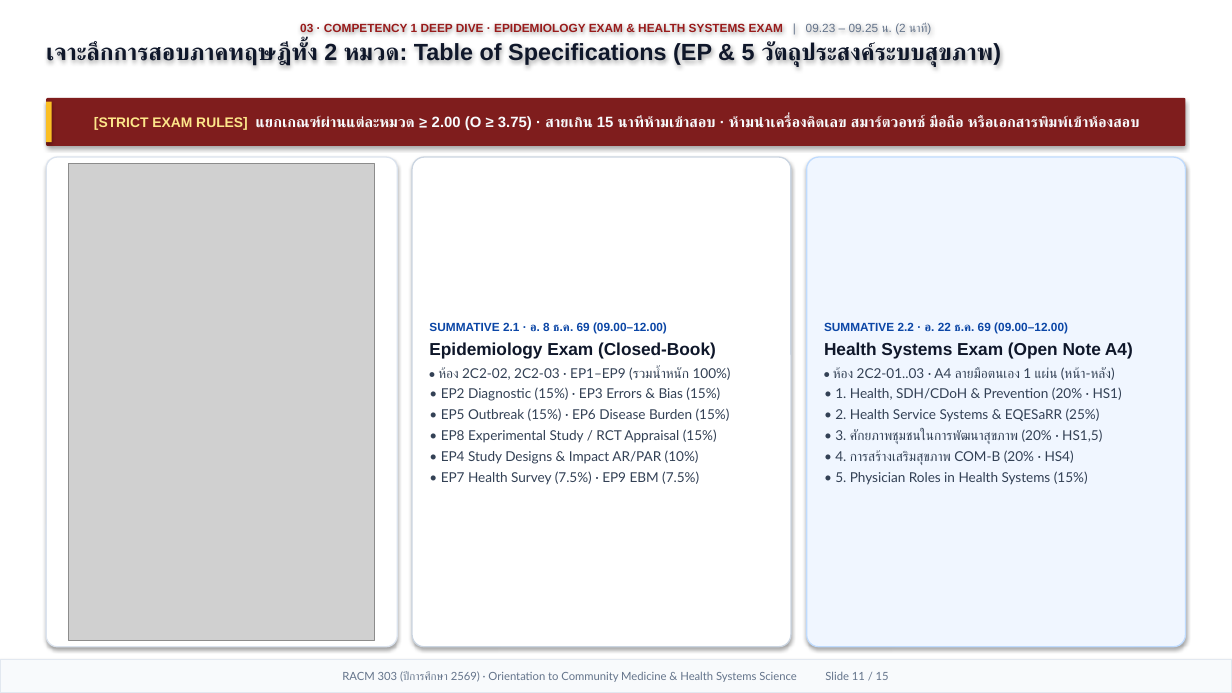
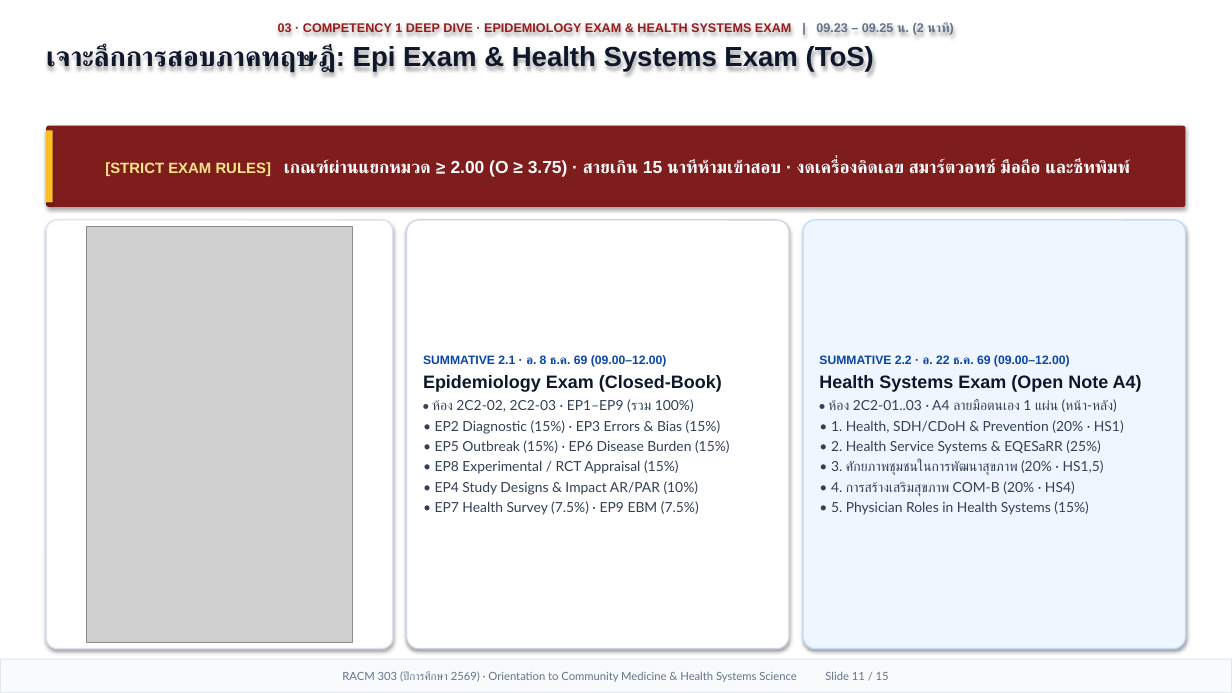
Before and after one commit to smartwoo/racm303-2569-faculty-member, a slide deck: slide 11 of exports/pptx/RACM303_2569_Orientation_Slides.pptx. Drawn at 1232x693 pixels with LibreOffice and Linux fonts; fonts in the diff are those of the drawing; grey boxes stand for pictures. Boxes give left, top, right and bottom in pixels: in the first picture for what was removed or moved away, otherwise in the second. Text is boxed around its words. In the diff, an @@ line names an element or a change of style, - is before the commit and + after.

Commit message:
feat(orientation): Apple Keynote 1/3 header + 2/3 Bento deck, HD original HSS figures with citations, and 6-form-factor responsive design

```diff
--- a/exports/pptx/RACM303_2569_Orientation_Slides.pptx
+++ b/exports/pptx/RACM303_2569_Orientation_Slides.pptx
@@ text at (x1=278, y1=23, x2=954, y2=36): size 9.2 to 9.8 pt in "03 · COMPETENCY 1 DEEP DIVE · ..."; bold on in "| 09.23 – 09.25 น. (2 นาที)"; more space between paragraphs @@
@@ text at (x1=46, y1=45, x2=874, y2=74): text changed; size 18.2 to 21.5 pt @@
-เจาะลึกการสอบภาคทฤษฎีทั้ง 2 หมวด: Table of Specifications (EP & 5 วัตถุประสงค์ระบบสุขภาพ)
+เจาะลึกการสอบภาคทฤษฎี: Epi Exam & Health Systems Exam (ToS)
@@ rounded rectangle "[STRICT EXAM RULES] เกณฑ์ผ่านแยกหมวด ≥ ..." resized from (x1=46, y1=98, x2=1186, y2=146) to (x1=46, y1=126, x2=1186, y2=207) @@
@@ rectangle resized from (x1=46, y1=102, x2=52, y2=142) to (x1=46, y1=130, x2=53, y2=202) @@
@@ text in rounded rectangle at (x1=105, y1=160, x2=1130, y2=176): text changed; size 11.6 to 13.6 pt @@
-[STRICT EXAM RULES] แยกเกณฑ์ผ่านแต่ละหมวด ≥ 2.00 (O ≥ 3.75) · สายเกิน 15 นาทีห้ามเข้าสอบ · ห้ามนำเครื่องคิดเลข สมาร์ตวอทช์ มือถือ หรือเอกสารพิมพ์เข้าห้องสอบ
+[STRICT EXAM RULES] เกณฑ์ผ่านแยกหมวด ≥ 2.00 (O ≥ 3.75) · สายเกิน 15 นาทีห้ามเข้าสอบ · งดเครื่องคิดเลข สมาร์ตวอทช์ มือถือ และชีทพิมพ์
@@ rounded rectangle resized from (x1=46, y1=157, x2=397, y2=647) to (x1=46, y1=220, x2=393, y2=649) @@
@@ picture resized from (x1=69, y1=164, x2=375, y2=640) to (x1=86, y1=226, x2=353, y2=642) @@
@@ rounded rectangle "SUMMATIVE 2.1 · อ. 8 ..." resized from (x1=412, y1=157, x2=791, y2=647) to (x1=407, y1=220, x2=789, y2=649) @@
@@ rounded rectangle "SUMMATIVE 2.2 · อ. 22 ..." resized from (x1=807, y1=157, x2=1186, y2=647) to (x1=803, y1=220, x2=1186, y2=649) @@
@@ rounded rectangle "SUMMATIVE 2.2 · อ. 22 ..." at (x1=803, y1=220, x2=1186, y2=649): size 9.2 to 9.5 pt in "SUMMATIVE 2.2 · อ. 22 ธ.ค. 69 ..."; size 13.5 to 14 pt in "Health Systems Exam (Open Note A4)"; size 10.6 to 10.8 pt in "• ห้อง 2C2-01..03 · A4 ลายมือตนเอง 1 ...", "• 1. Health, SDH/CDoH & Prevention (20% ...", "• 2. Health Service Systems & EQESaRR ...", "• 3. ศักยภาพชุมชนในการพัฒนาสุขภาพ (20% · HS1,5)" and 2 more places; less space between paragraphs @@
@@ text in rounded rectangle at (x1=423, y1=355, x2=730, y2=515): size 9.2 to 9.5 pt in "SUMMATIVE 2.1 · อ. 8 ธ.ค. 69 ..."; size 13.5 to 14 pt in "Epidemiology Exam (Closed-Book)"; size 10.6 to 10.8 pt in "• EP2 Diagnostic (15%) · EP3 Errors ...", "• EP5 Outbreak (15%) · EP6 Disease ...", "• EP4 Study Designs & Impact AR/PAR ...", "• EP7 Health Survey (7.5%) · EP9 ..."; less space between paragraphs @@
@@ text in rounded rectangle at (x1=432, y1=399, x2=694, y2=412): text changed; size 10.6 to 10.8 pt @@
-• ห้อง 2C2-02, 2C2-03 · EP1–EP9 (รวมน้ำหนัก 100%)
+• ห้อง 2C2-02, 2C2-03 · EP1–EP9 (รวม 100%)
@@ text in rounded rectangle at (x1=435, y1=460, x2=679, y2=474): text changed; size 10.6 to 10.8 pt @@
-• EP8 Experimental Study / RCT Appraisal (15%)
+• EP8 Experimental / RCT Appraisal (15%)
```
Also in this commit, not shown: 13 other slides changed, 1 slide added, 1 slide removed, 6 other files.
